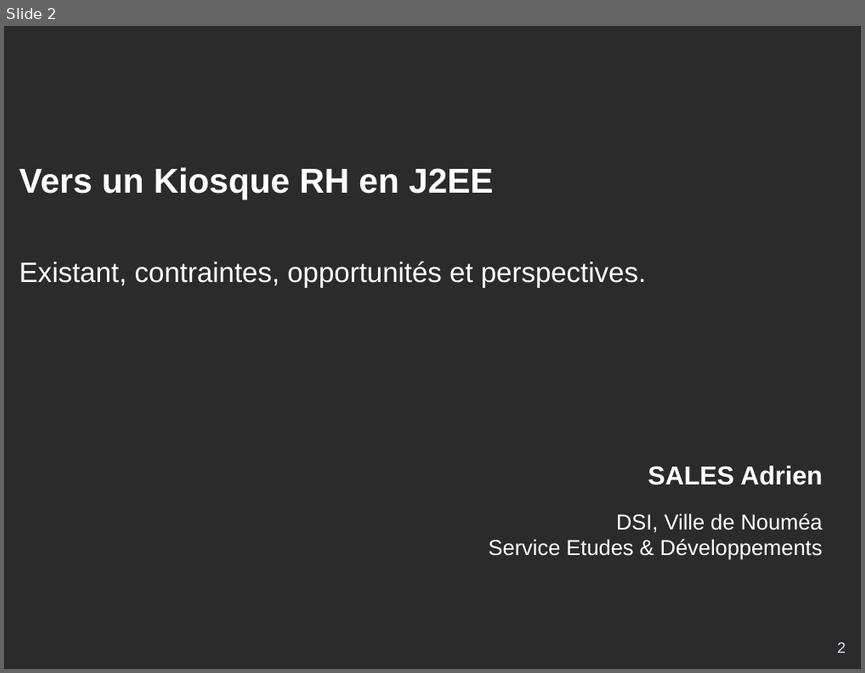
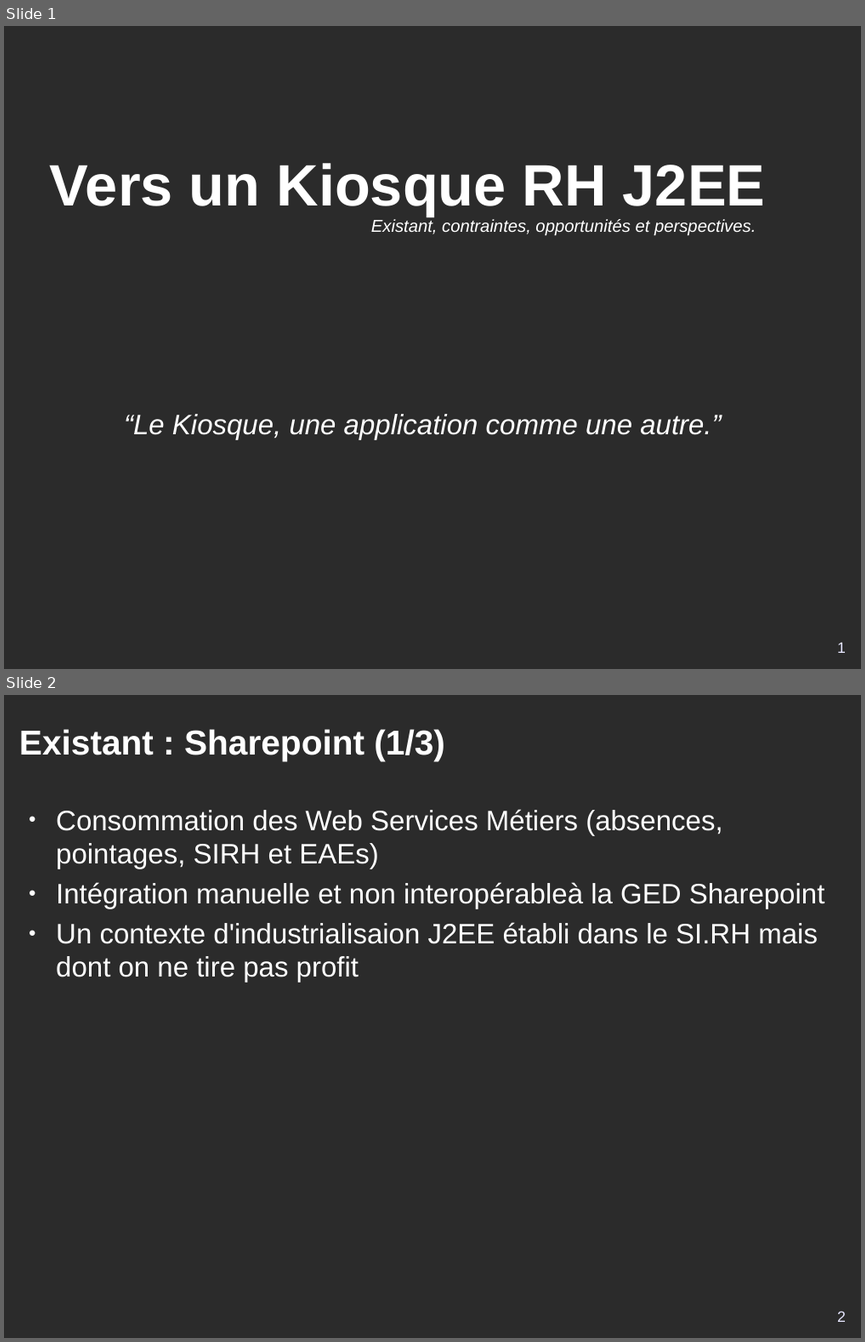
Before and after one commit to DSI-Ville-Noumea/sirh-kiosque-j2ee-old, a slide deck: src/site/resources/Kiosque_RH_J2EE_11021.odp. Shown one above the other, each under a label of ours: slide 2 before the commit, slides 1 and 2 after it. The pictures are 865x673 and 865x1342 pixels, drawn with LibreOffice and Linux fonts; fonts in the diff are those of the drawing; background and template pictures are left out; a plain dark background stands for a picture behind light text. Boxes give left, top, right and bottom in pixels: in the first picture for what was removed or moved away, otherwise in the second. Text is boxed around its words. In the diff, an @@ line names an element or a change of style, - is before the commit and + after.

Commit message:
Première version éligible à lecture pour commentaires, cf #11021.

```diff
--- a/src/site/resources/Kiosque_RH_J2EE_11021.odp
+++ b/src/site/resources/Kiosque_RH_J2EE_11021.odp
@@ slide 2 added at <box>4,695,861,1338</box>, background picture (left out) @@
@@ title added at <box>19,729,445,760</box>, 32 pt, text #FFFFFF, bold @@
+Existant : Sharepoint (1/3)
@@ text added at <box>56,809,825,982</box>, 26 pt, text #FFFFFF @@
+● Consommation des Web Services Métiers (absences, pointages, SIRH et EAEs)
+● Intégration manuelle et non interopérableà la GED Sharepoint
+● Un contexte d'industrialisaion J2EE établi dans le SI.RH mais dont on ne tire pas profit
@@ page number added at <box>837,1310,846,1321</box>, 14 pt, text #E6E6FF @@
+2
@@ what was slide 2 is now slide 1 @@
@@ slide 1 changed as well @@
@@ title at <box>50,163,766,217</box>: text changed; size 32 to 54 pt @@
-Vers un Kiosque RH en J2EE
+Vers un Kiosque RH J2EE
@@ subtitle "Existant, contraintes, opportunités et perspectives.": place and size @@
-subtitle "Existant, contraintes, opportunités et perspectives." at <box>19,261,646,287</box>
+subtitle "Existant, contraintes, opportunités et perspectives." at <box>371,219,755,236</box>
@@ subtitle "Existant, contraintes, opportunités et perspectives." at <box>371,219,755,236</box>: size 26 to 16 pt, italic on @@
@@ text added at <box>124,414,721,440</box>, 26 pt, text #FFFFFF, italic @@
+“Le Kiosque, une application comme une autre.”
@@ text removed at <box>488,465,823,560</box> @@
-SALES Adrien
-DSI, Ville de Nouméa
-Service Etudes & Développements
@@ page number at <box>837,641,846,652</box>: text changed @@
-2
+1
```
Also in this commit, not shown: 21 other slides changed, 2 other slides added, 2 slides removed.
